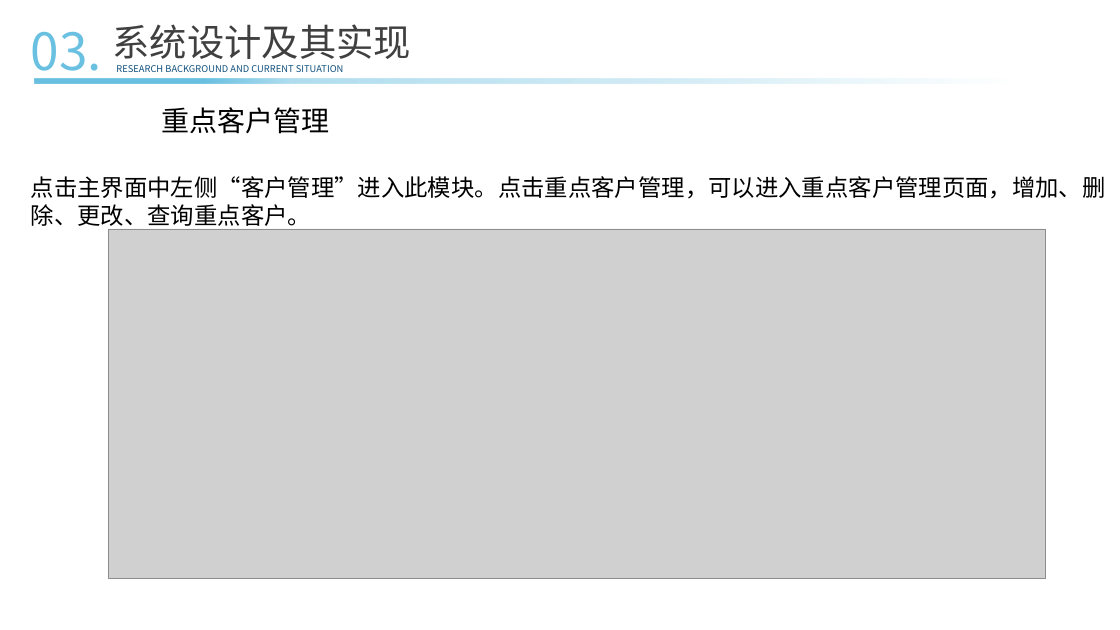
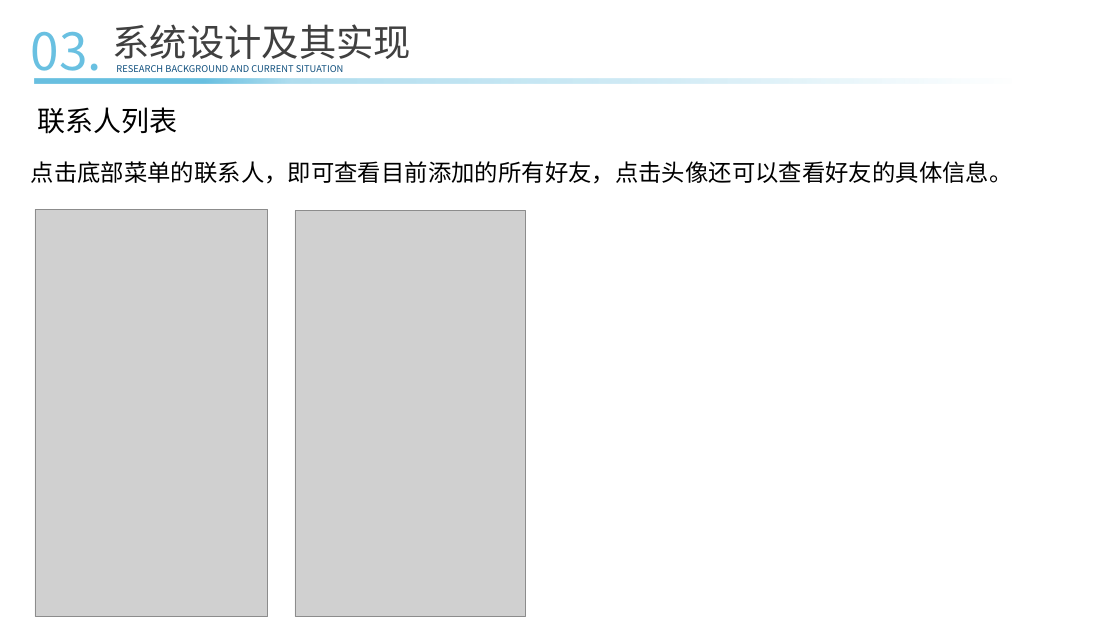
Before and after one commit to ConsoleLZ/chat-app, a slide deck: slide 23 of 毕业论文/毕业答辩(系统开发）.pptx. Drawn at 1120x630 pixels with LibreOffice and Linux fonts; fonts in the diff are those of the drawing; grey boxes stand for pictures. Boxes give left, top, right and bottom in pixels: in the first picture for what was removed or moved away, otherwise in the second. Text is boxed around its words. In the diff, an @@ line names an element or a change of style, - is before the commit and + after.

```diff
--- a/毕业论文/毕业答辩(系统开发）.pptx
+++ b/毕业论文/毕业答辩(系统开发）.pptx
@@ rectangle "联系人列表": place and size @@
-rectangle "联系人列表" at [90, 100, 401, 140]
+rectangle "联系人列表" at [23, 100, 192, 140]
@@ text in rectangle at [38, 107, 178, 134]: text changed @@
-重点客户管理
+联系人列表
@@ rectangle "点击底部菜单的联系人，即可查看目前添加的所有好友，点击头像还可以查看好友的具体信息。": place and size @@
-rectangle "点击底部菜单的联系人，即可查看目前添加的所有好友，点击头像还可以查看好友的具体信息。" at [23, 140, 1120, 262]
+rectangle "点击底部菜单的联系人，即可查看目前添加的所有好友，点击头像还可以查看好友的具体信息。" at [23, 140, 1120, 203]
@@ text in rectangle at [31, 161, 1013, 184]: text changed @@
-点击主界面中左侧“客户管理”进入此模块。点击重点客户管理，可以进入重点客户管理页面，增加、删除、更改、查询重点客户。
+点击底部菜单的联系人，即可查看目前添加的所有好友，点击头像还可以查看好友的具体信息。
@@ picture added at [35, 209, 268, 617] @@
@@ picture removed at [108, 229, 1047, 579] @@
@@ picture added at [295, 211, 526, 617] @@
```
Also in this commit, not shown: 11 other slides changed, 1 slide added, 2 slides removed.
